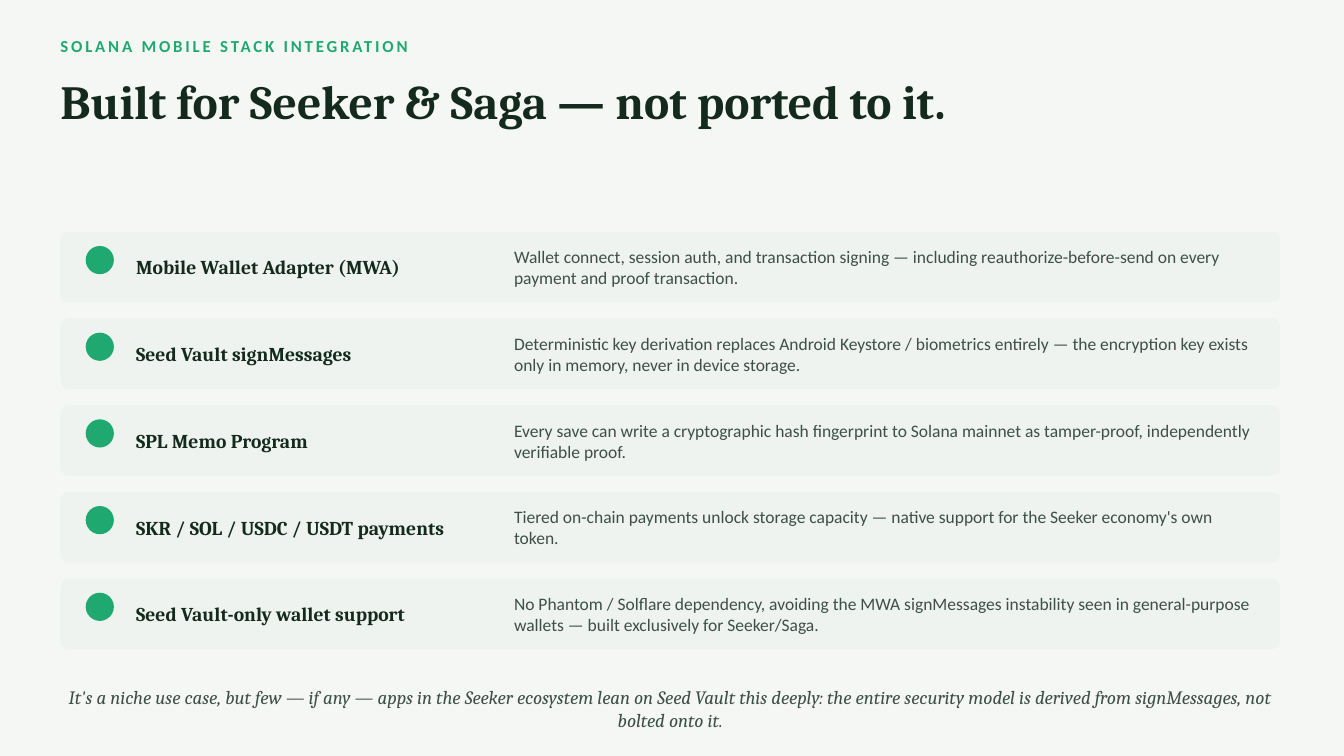
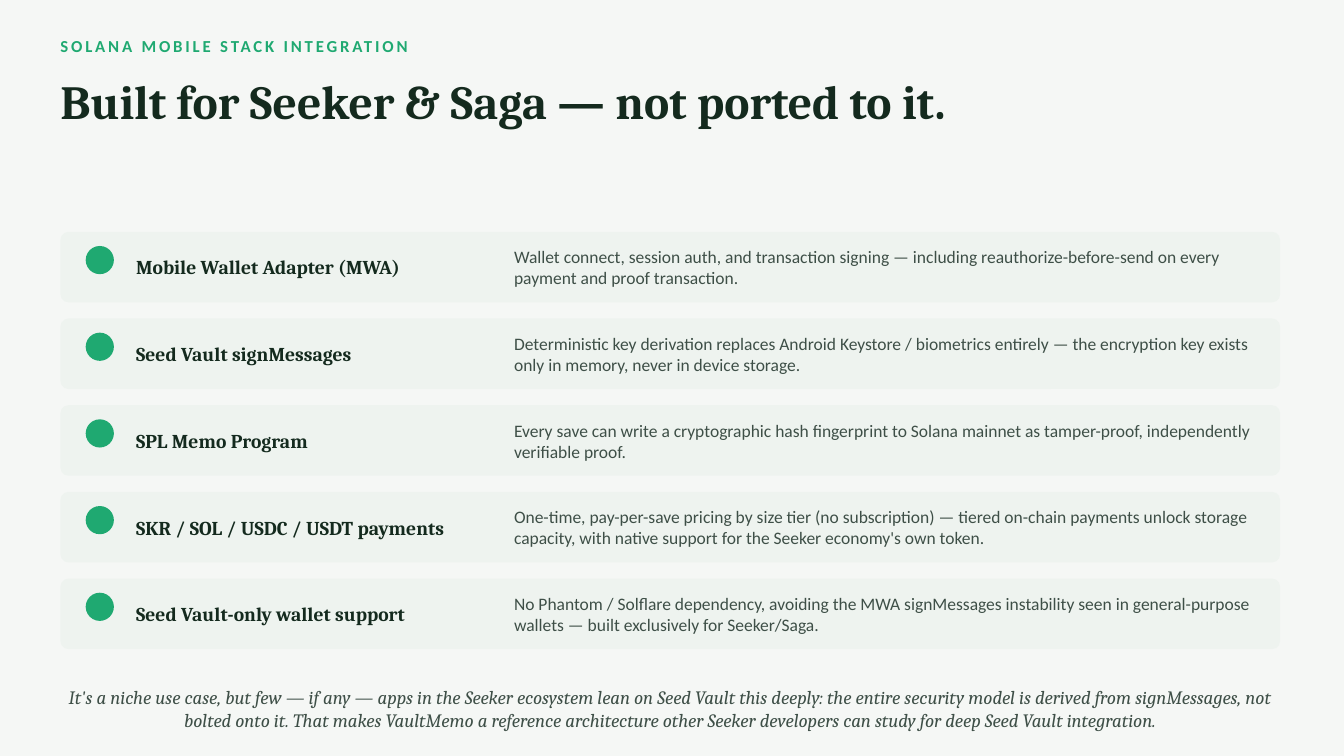
Before and after one commit to jungmin1212/legal, a slide deck: slide 5 of VaultMemo/VaultMemo_Pitch_Deck.pptx (slide 4 before the commit). Drawn at 1344x756 pixels with LibreOffice and Linux fonts; fonts in the diff are those of the drawing. Boxes give left, top, right and bottom in pixels: in the first picture for what was removed or moved away, otherwise in the second. Text is boxed around its words. In the diff, an @@ line names an element or a change of style, - is before the commit and + after.

Commit message:
Add killer use-case slide, reference-architecture framing, one-time payment clarification

```diff
--- a/VaultMemo/VaultMemo_Pitch_Deck.pptx
+++ b/VaultMemo/VaultMemo_Pitch_Deck.pptx
@@ text at bbox=[514, 510, 1247, 547]: text changed @@
-Tiered on-chain payments unlock storage capacity — native support for the Seeker economy's own token.
+One-time, pay-per-save pricing by size tier (no subscription) — tiered on-chain payments unlock storage capacity, with native support for the Seeker economy's own token.
@@ text at bbox=[69, 691, 1271, 731]: text changed @@
-It's a niche use case, but few — if any — apps in the Seeker ecosystem lean on Seed Vault this deeply: the entire security model is derived from signMessages, not bolted onto it.
+It's a niche use case, but few — if any — apps in the Seeker ecosystem lean on Seed Vault this deeply: the entire security model is derived from signMessages, not bolted onto it. That makes VaultMemo a reference architecture other Seeker developers can study for deep Seed Vault integration.
```
Also in this commit, not shown: 1 slide added.
